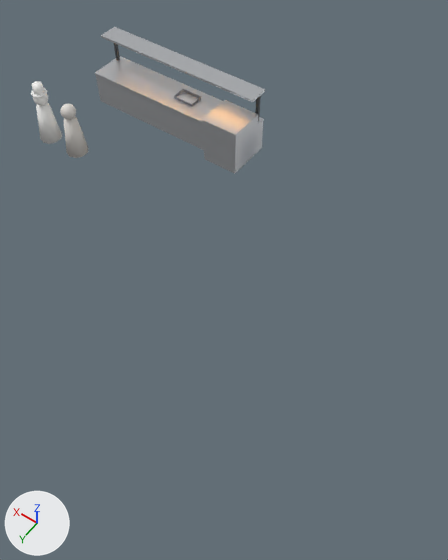
The Blender file assets/blender/busser_assets.blend: old version first, new version second.
Rendered twice from a 50 mm camera at (-9.38, 10.9, 11.13) aimed at (-4.35, 3.86, 0.07). Every picture has the same lights, and +X, +Y and +Z are marked at lower left. The first picture is the older version.

Names of what the first picture shows: 'Chef', 'DishMachine', 'Guest', 'KitchenPass' and 1 more.
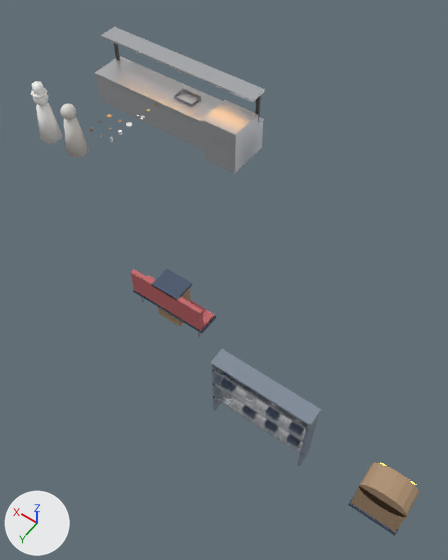
Pixel boxes (x1, y1, x2, y2) of what changed, in the pictures (448 x 560 px):
'WallShelf', added
    after: (211, 349, 321, 467)
    faces in mat_roomslate700 (greyish blue #808a99): (211, 349, 321, 467)
    faces in mat_roomchrome (white #e5e7eb): (212, 368, 307, 454)
    faces in mat_roomslate900 (dark blue #49566d): (222, 371, 303, 446)
'Jukebox', added
    after: (348, 462, 419, 536)
    faces in mat_roomwood (beige #ad9073): (351, 462, 419, 532)
    faces in mat_roomslate900 (dark blue #49566d): (348, 492, 399, 536)
'WaitBench', added
    after: (131, 269, 216, 338)
    faces in mat_roomvinylred (pink #c46569): (131, 269, 214, 331)
    faces in mat_roomslate900 (dark blue #49566d): (133, 290, 216, 333)
'HostPodium', added
    after: (152, 269, 192, 327)
    faces in mat_roomslate900 (dark blue #49566d): (152, 269, 192, 299)
    faces in mat_roomwood (beige #ad9073): (158, 288, 191, 327)

Edits to the bpy script that builds the scene:
```text
Add ob_jukebox:
    ob_jukebox = bpy.data.objects.new('Jukebox', me_cube_026)  # a box spanning x -0.43..0.43, y -0.225..0.235, z 0.0..0.95, material slot 0; a box spanning x -0.45..0.45, y -0.245..0.255, z 0.0..0.1, material slot 1; a 16-sided cylinder along y spanning x -0.43..0.43, y -0.225..0.235, z 0.683..1.217, material slot 0; a box spanning x -0.31..0.31, y -0.25..-0.22, z 0.83..1.13, material slot 2; a box spanning x -0.33..0.33, y -0.25..-0.21, z 0.43..0.77, material slot 1; a box spanning x -0.385..-0.335, y -0.255..-0.225, z 0.39..0.81, material slot 2; a box spanning x -0.025..0.025, y -0.255..-0.225, z 0.39..0.81, material slot 2; a box spanning x 0.335..0.385, y -0.255..-0.225, z 0.39..0.81, material slot 2; in mat_roomwood (beige #ad9073), mat_roomslate900 (dark blue #49566d), mat_roomneon (yellow #fde750, glowing yellow #fde750)
    ob_jukebox.location = (-9.5, 6.4, 0.0)
Add ob_wallshelf:
    ob_wallshelf = bpy.data.objects.new('WallShelf', me_cube_012)  # 192 vertices, 132 faces; spans x -1.0..1.0, y -0.17..0.17, z 0.0..1.8; in mat_roomslate700 (greyish blue #808a99), mat_roomchrome (white #e5e7eb), mat_roomslate900 (dark blue #49566d)
    ob_wallshelf.location = (-7.0, 6.4, 0.0)
Add ob_hostpodium:
    ob_hostpodium = bpy.data.objects.new('HostPodium', me_cube_009)  # a box spanning x -0.29..0.29, y -0.21..0.21, z 0.0..1.02, material slot 0; a box spanning x -0.33..0.33, y -0.25..0.25, z 1.02..1.08, material slot 1; a box spanning x -0.25..0.25, y -0.235..-0.205, z 0.7..0.9, material slot 2; in mat_roomwood (beige #ad9073), mat_roomslate900 (dark blue #49566d), mat_roomyellow (yellow #fde751)
    ob_hostpodium.location = (-4.0, 5.2, 0.0)
Add ob_waitbench:
    ob_waitbench = bpy.data.objects.new('WaitBench', me_cube_006)  # a box spanning x -0.9..0.9, y -0.22..0.22, z 0.4..0.48, material slot 0; a box spanning x -0.9..0.9, y 0.15..0.25, z 0.44..1.06, material slot 0; a box spanning x -0.93..0.93, y -0.25..0.25, z 0.35..0.41, material slot 1; an 8-sided cylinder along z spanning x -0.81..-0.75, y -0.19..-0.13, z 0.0..0.36, material slot 2; an 8-sided cylinder along z spanning x -0.81..-0.75, y 0.13..0.19, z 0.0..0.36, material slot 2; an 8-sided cylinder along z spanning x 0.75..0.81, y -0.19..-0.13, z 0.0..0.36, material slot 2; an 8-sided cylinder along z spanning x 0.75..0.81, y 0.13..0.19, z 0.0..0.36, material slot 2; in mat_roomvinylred (pink #c46569), mat_roomslate900 (dark blue #49566d), mat_roomchrome (white #e5e7eb)
    ob_waitbench.location = (-4.0, 5.2, 0.0)
```
